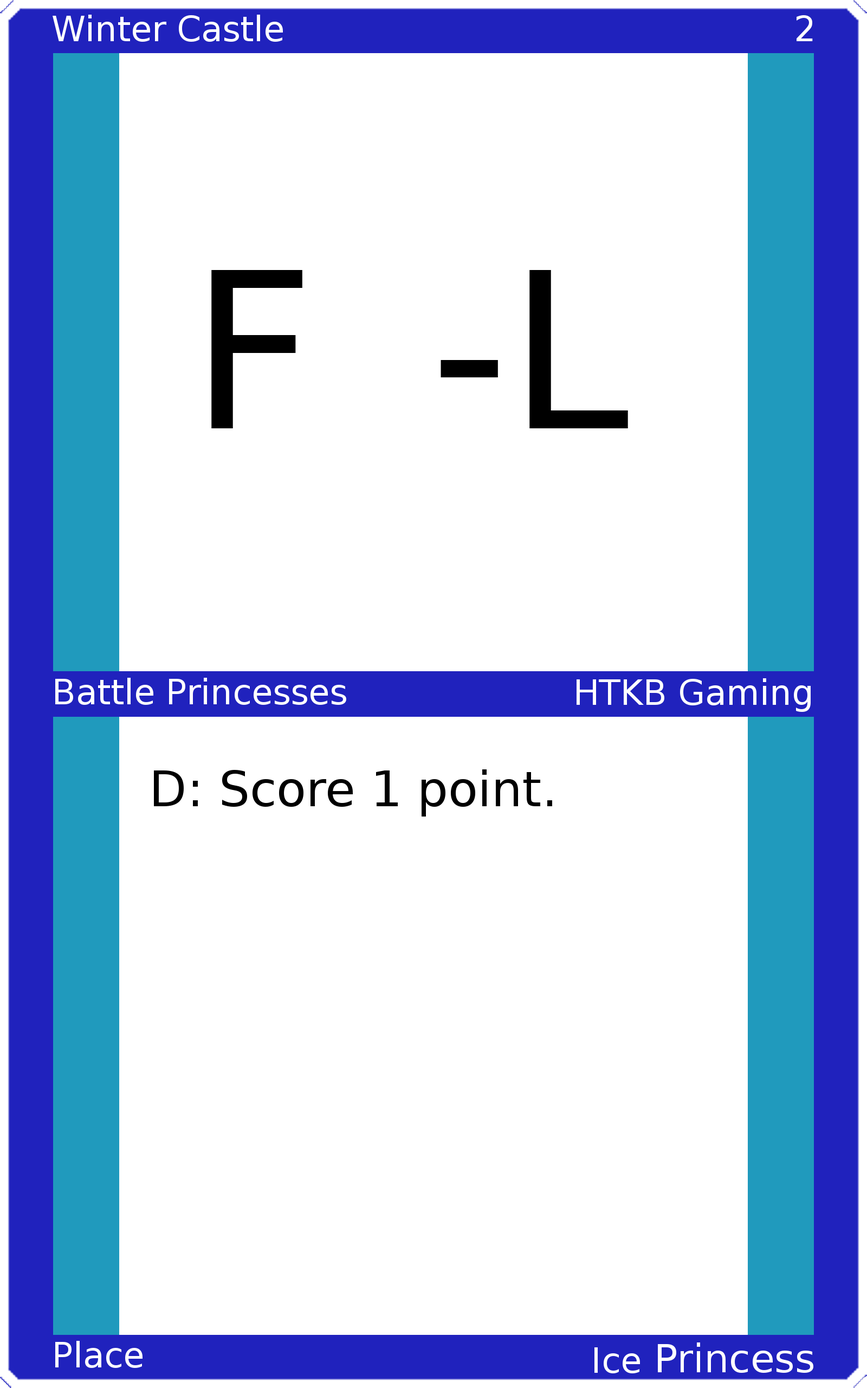
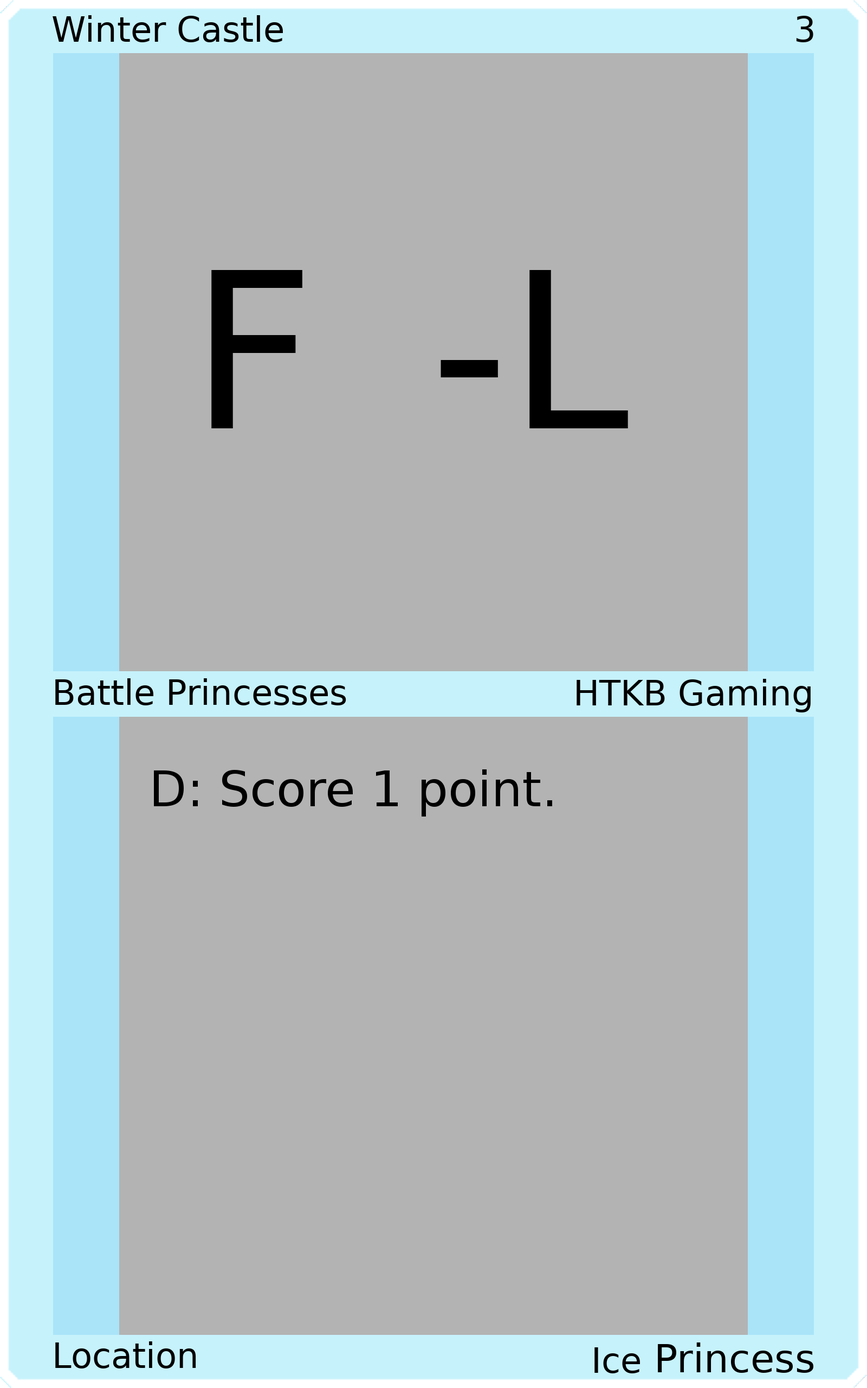
Comparing the layer stacks of the two 867x1388 images. Changes:
painted on "Upper Left" over [52, 14, 283, 43]
painted on "Upper Right" over [796, 15, 814, 43]
painted on "Mid Left" over [55, 677, 347, 706]
painted on "Mid Right" over [576, 678, 811, 713]
painted on "Bottom Left" over [55, 1340, 197, 1369]
painted on "Bottom Right" over [594, 1342, 814, 1373]
painted on "Border" over [0, 0, 867, 1388]
painted on "Top Background" over [119, 52, 748, 673]
painted on "Bottom Background" over [119, 715, 748, 1336]
painted on "Background" over [35, 35, 832, 1352]
